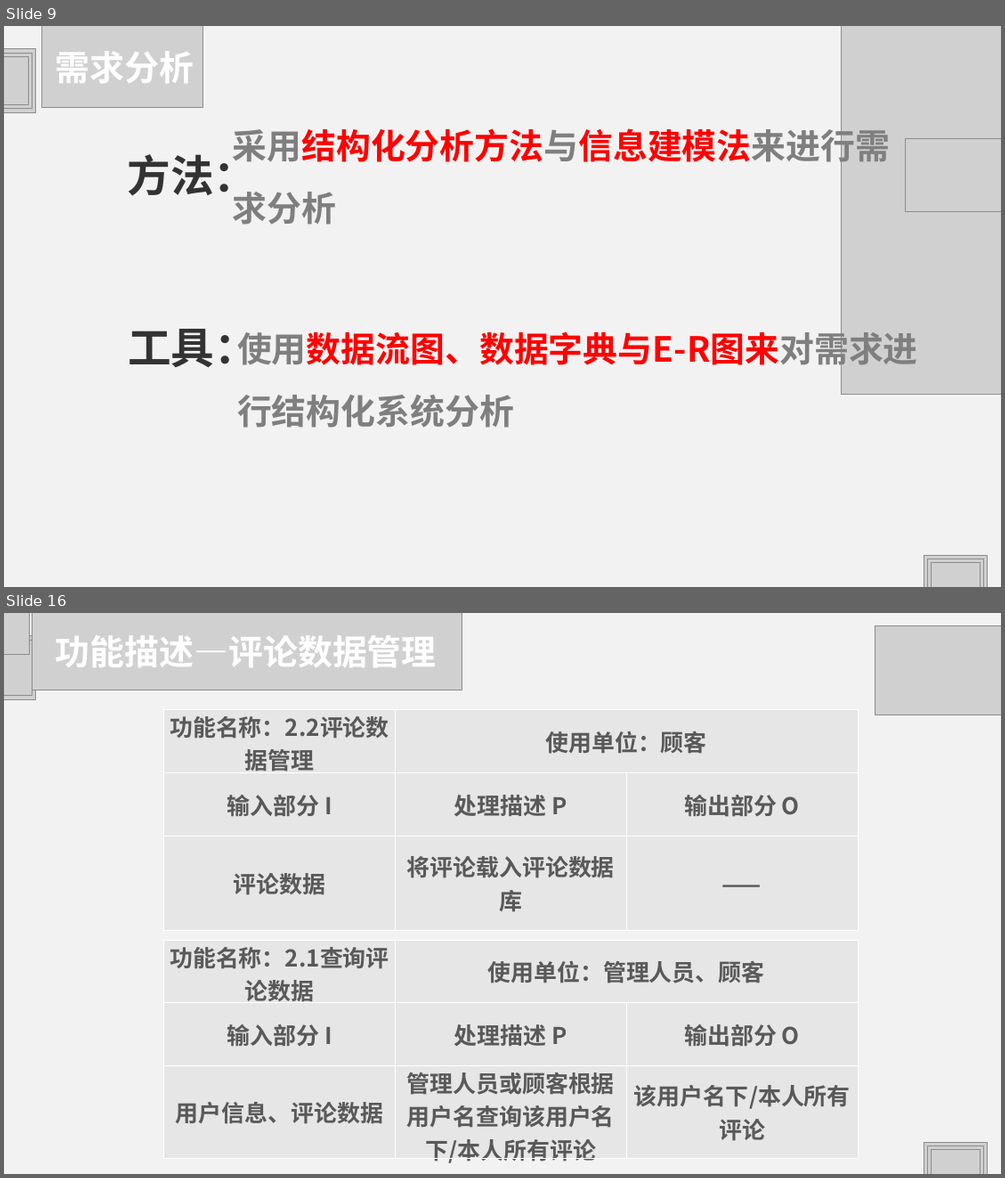
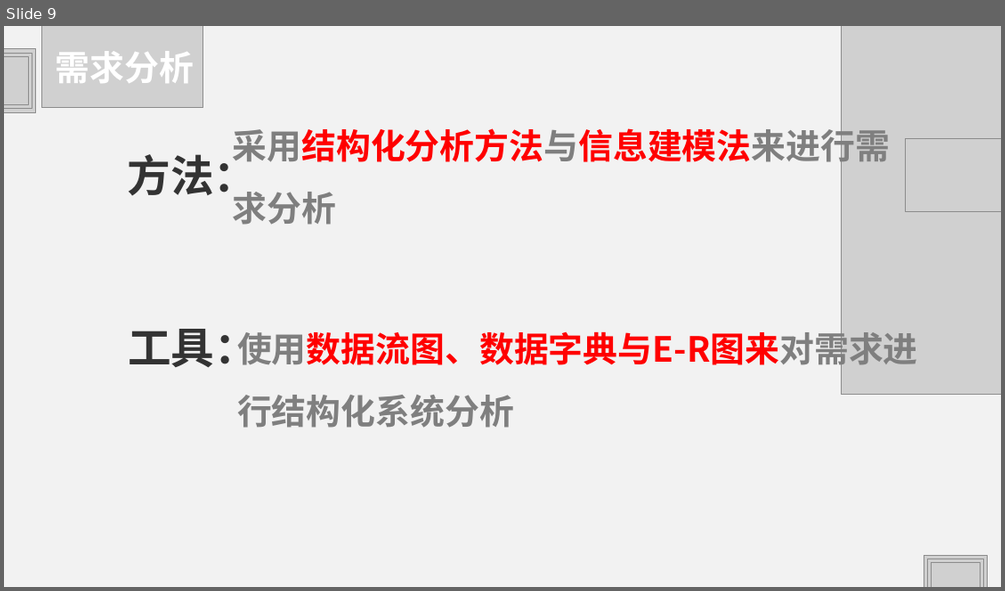
Before and after one commit to HJHGJGHHG/Sentiment-Analysis-System, a slide deck: 文档/PPT.pptx. Shown one above the other, each under a label of ours: slides 9 and 16 before the commit, slide 9 after it; the slides between them are not shown. The pictures are 1005x1178 and 1005x591 pixels, drawn with LibreOffice and Linux fonts; fonts in the diff are those of the drawing; grey boxes stand for pictures. Boxes give left, top, right and bottom in pixels: in the first picture for what was removed or moved away, otherwise in the second. Text is boxed around its words. In the diff, an @@ line names an element or a change of style, - is before the commit and + after.

```diff
--- a/文档/PPT.pptx
+++ b/文档/PPT.pptx
@@ slide 16 removed at [4, 613, 1001, 1174], background #F2F2F2 @@
@@ picture removed at [4, 636, 36, 699] @@
@@ picture removed at [4, 613, 30, 655] @@
@@ picture removed at [32, 613, 461, 690] @@
@@ text removed at [56, 635, 437, 667] @@
-功能描述—评论数据管理
@@ picture removed at [874, 626, 1001, 714] @@
@@ picture removed at [4, 640, 32, 695] @@
@@ table removed at [164, 709, 857, 930], 3 rows, 3 columns @@
-功能名称：2.2评论数据管理 | 使用单位：顾客 | 
-输入部分 I | 处理描述 P | 输出部分 O
-评论数据 | 将评论载入评论数据库 | ——
@@ table removed at [164, 941, 857, 1167], 3 rows, 3 columns @@
-功能名称：2.1查询评论数据 | 使用单位：管理人员、顾客 | 
-输入部分 I | 处理描述 P | 输出部分 O
-用户信息、评论数据 | 管理人员或顾客根据用户名查询该用户名下/本人所有评论 | 该用户名下/本人所有评论
@@ picture removed at [923, 1142, 987, 1174] @@
@@ picture removed at [927, 1145, 983, 1174] @@
@@ picture removed at [930, 1150, 979, 1174] @@
```
Also in this commit, not shown: 12 slides changed, 3 slides added, 4 other slides removed, 4 other files.
